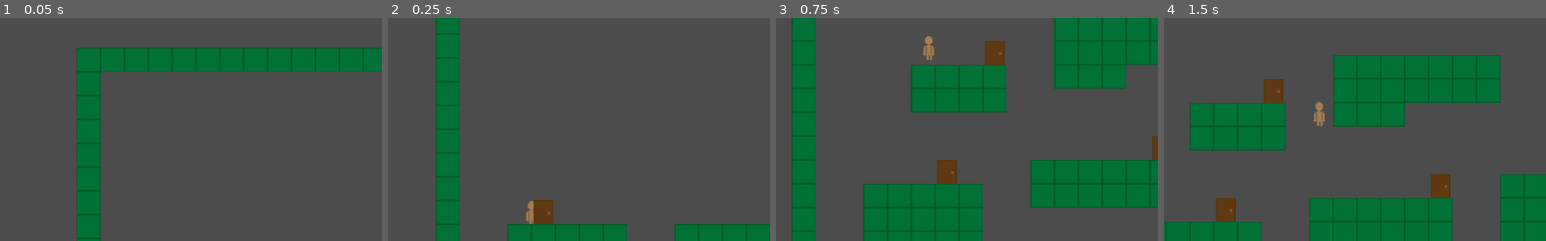
Above: before the commit, frames 1-4 (left to right).
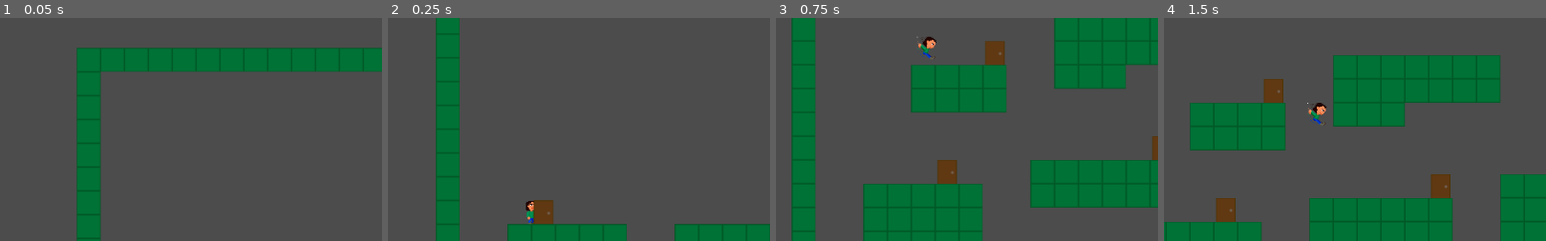
Above: after the commit, the same moments.

Repository: Jantho1990/ld44-janus
Game: Godot game, scene res://screens/MainGame.tscn
Two runs of this game, one before a commit and one after it. Both use one fixed random seed, a clock stepped at 60 frames per second and the inputs below.
Inputs:
- Up to frame 1 (0.05 s): no input
- Up to frame 2 (0.25 s): no input
- Up to frame 3 (0.75 s): tap Enter (ui_accept) at 0.5 s; hold Right (ui_right) from 0.53 s (still down); tap E (interact) at 0.6 s
- Up to frame 4 (1.5 s): keep holding Right (ui_right); tap Enter (ui_accept) at 0.77 s; tap E (interact) at 1.35 s
The pictures show only the part of the screen within x 23-73%, y 32-82%; the shares and areas given below are measured in that part.

Frame 1 is identical in both runs. In frame 2, 0.2% of the frame differs, in the area x 36-39%, y 82-93%; in frame 3, 0.3%; in frame 4, 0.3%, in the area x 37-43%, y 37-49%.

Commit message:
added current janus playerchar frames

Diff:
--- a/entities/player/JanusGraphics.tscn
+++ b/entities/player/JanusGraphics.tscn
@@ -1,10 +1,9 @@
 [gd_scene load_steps=9 format=2]
 
-[ext_resource path="res://entities/player/runframes.png" type="Texture" id=1]
+[ext_resource path="res://entities/player/janus-frames.png" type="Texture" id=1]
 
 [sub_resource type="Animation" id=1]
 resource_name = "die"
-length = 0.1
 step = 0.01
 tracks/0/type = "value"
 tracks/0/path = NodePath(".:frame")
@@ -13,10 +12,10 @@
 tracks/0/imported = false
 tracks/0/enabled = true
 tracks/0/keys = {
-"times": PoolRealArray( 0 ),
-"transitions": PoolRealArray( 1 ),
+"times": PoolRealArray( 0, 0.1, 0.2, 0.3, 0.4, 0.5, 0.6, 0.7, 0.8, 0.9 ),
+"transitions": PoolRealArray( 1, 1, 1, 1, 1, 1, 1, 1, 1, 1 ),
 "update": 1,
-"values": [ 0 ]
+"values": [ 15, 16, 17, 21, 22, 23, 27, 28, 29, 35 ]
 }
 
 [sub_resource type="Animation" id=2]
@@ -30,7 +29,7 @@
 "times": PoolRealArray( 0 ),
 "transitions": PoolRealArray( 1 ),
 "update": 1,
-"values": [ 0 ]
+"values": [ 31 ]
 }
 
 [sub_resource type="Animation" id=3]
@@ -45,7 +44,7 @@
 "times": PoolRealArray( 0 ),
 "transitions": PoolRealArray( 1 ),
 "update": 1,
-"values": [ 0 ]
+"values": [ 30 ]
 }
 
 [sub_resource type="Animation" id=4]
@@ -62,7 +61,7 @@
 "times": PoolRealArray( 0 ),
 "transitions": PoolRealArray( 1 ),
 "update": 1,
-"values": [ 0 ]
+"values": [ 2 ]
 }
 
 [sub_resource type="Animation" id=5]
@@ -77,7 +76,7 @@
 "times": PoolRealArray( 0 ),
 "transitions": PoolRealArray( 1 ),
 "update": 1,
-"values": [ 0 ]
+"values": [ 30 ]
 }
 
 [sub_resource type="Animation" id=6]
@@ -91,14 +90,14 @@
 tracks/0/imported = false
 tracks/0/enabled = true
 tracks/0/keys = {
-"times": PoolRealArray( 0 ),
-"transitions": PoolRealArray( 1 ),
+"times": PoolRealArray( 0, 0.1, 0.2, 0.3 ),
+"transitions": PoolRealArray( 1, 1, 1, 1 ),
 "update": 1,
-"values": [ 0 ]
+"values": [ 12, 13, 18, 19 ]
 }
 
 [sub_resource type="Animation" id=7]
-length = 0.5
+length = 0.8
 loop = true
 step = 0.01
 tracks/0/type = "value"
@@ -108,14 +107,17 @@
 tracks/0/imported = false
 tracks/0/enabled = true
 tracks/0/keys = {
-"times": PoolRealArray( 0 ),
-"transitions": PoolRealArray( 1 ),
+"times": PoolRealArray( 0, 0.2, 0.4, 0.6 ),
+"transitions": PoolRealArray( 1, 1, 1, 1 ),
 "update": 1,
-"values": [ 0 ]
+"values": [ 12, 13, 18, 19 ]
 }
 
 [node name="Sprite" type="Sprite"]
 texture = ExtResource( 1 )
+vframes = 6
+hframes = 6
+frame = 12
 
 [node name="AnimationPlayer" type="AnimationPlayer" parent="."]
 anims/die = SubResource( 1 )
--- a/entities/player/Player.tscn
+++ b/entities/player/Player.tscn
@@ -1,11 +1,12 @@
-[gd_scene load_steps=8 format=2]
+[gd_scene load_steps=9 format=2]
 
 [ext_resource path="res://entities/player/Player.gd" type="Script" id=1]
 [ext_resource path="res://systems/health/Health.tscn" type="PackedScene" id=2]
 [ext_resource path="res://entities/player/Graphics.tscn" type="PackedScene" id=3]
 [ext_resource path="res://entities/player/PlaceholderGraphics.tscn" type="PackedScene" id=4]
-[ext_resource path="res://handlers/MovementHandler.tscn" type="PackedScene" id=5]
-[ext_resource path="res://entities/player/Pivot.gd" type="Script" id=6]
+[ext_resource path="res://entities/player/JanusGraphics.tscn" type="PackedScene" id=5]
+[ext_resource path="res://handlers/MovementHandler.tscn" type="PackedScene" id=6]
+[ext_resource path="res://entities/player/Pivot.gd" type="Script" id=7]
 
 [sub_resource type="CapsuleShape2D" id=1]
 radius = 8.0
@@ -23,12 +24,15 @@
 [node name="OldSprite" parent="." instance=ExtResource( 3 )]
 visible = false
 
-[node name="Sprite" parent="." instance=ExtResource( 4 )]
+[node name="PlaceholderSprite" parent="." instance=ExtResource( 4 )]
+visible = false
 
-[node name="MovementHandler" parent="." instance=ExtResource( 5 )]
+[node name="Sprite" parent="." instance=ExtResource( 5 )]
+
+[node name="MovementHandler" parent="." instance=ExtResource( 6 )]
 
 [node name="Pivot" type="Position2D" parent="."]
-script = ExtResource( 6 )
+script = ExtResource( 7 )
 
 [node name="CameraOffset" type="Position2D" parent="Pivot"]
 position = Vector2( 102.357, 0.27739 )
Binary file added: entities/player/janus-frames.png
Not shown, added: entities/player/janus-frames.png.import
